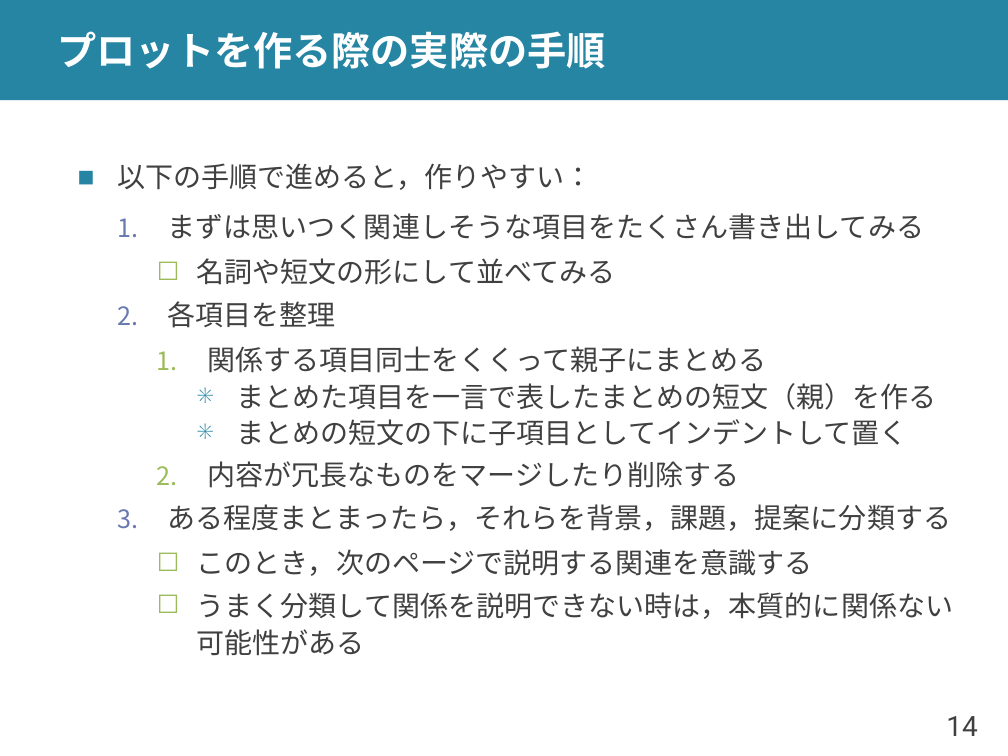
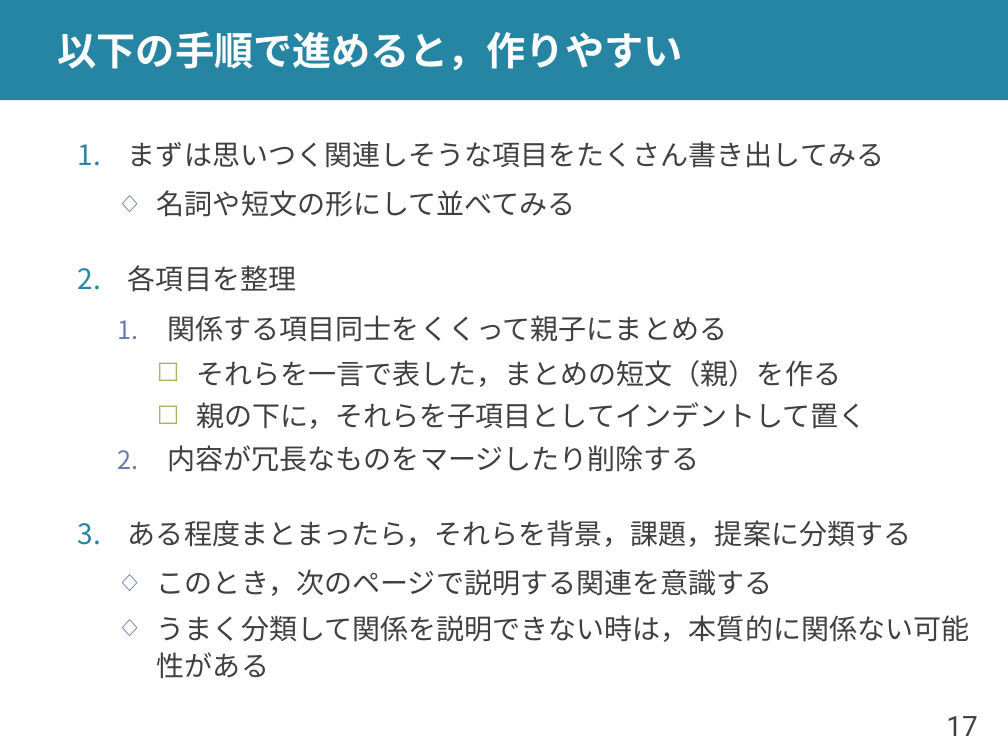
Before and after one commit to shioya-lab/how-to, a slide deck: slide 17 of plot.pptx (slide 14 before the commit). Drawn at 1008x756 pixels with LibreOffice and Linux fonts; fonts in the diff are those of the drawing. Boxes give left, top, right and bottom in pixels: in the first picture for what was removed or moved away, otherwise in the second. Text is boxed around its words. In the diff, an @@ line names an element or a change of style, - is before the commit and + after.

Commit message:
プロットを更新

```diff
--- a/plot.pptx
+++ b/plot.pptx
@@ title at (58,31,683,70): text changed @@
-プロットを作る際の実際の手順
+以下の手順で進めると，作りやすい
@@ text at (128,141,969,679): list level 2 to 1 in "まずは思いつく関連しそうな項目をたくさん書き出してみる"; bullet colour #6879B0 to #2585A3; bullet ☐ to ◇; list level 3 to 2 in "名詞や短文の形にして並べてみる"; bullet colour #9BBB59 to #6879B0; list level 2 to 1 in "各項目を整理"; list level 3 to 2 in "関係する項目同士をくくって親子にまとめる"; list level 3 to 2 in "内容が冗長なものをマージしたり削除する"; list level 2 to 1 in "ある程度まとまったら，それらを背景，課題，提案に分類する"; list level 3 to 2 in "このとき，次のページで説明する関連を意識する"; list level 3 to 2 in "うまく分類して関係を説明できない時は，本質的に関係ない可能性がある" @@
@@ text at (117,163,593,190): paragraph removed @@
-■ 以下の手順で進めると，作りやすい：
@@ text at (197,360,867,429): text changed @@
-      ✳ まとめた項目を一言で表したまとめの短文（親）を作る
-      ✳ まとめの短文の下に子項目としてインデントして置く
+    ☐ それらを一言で表した，まとめの短文（親）を作る
+    ☐ 親の下に，それらを子項目としてインデントして置く
@@ page number at (946,716,977,736): text changed @@
-14
+17
```
Also in this commit, not shown: 14 other slides changed, 4 slides added, 1 other file.
